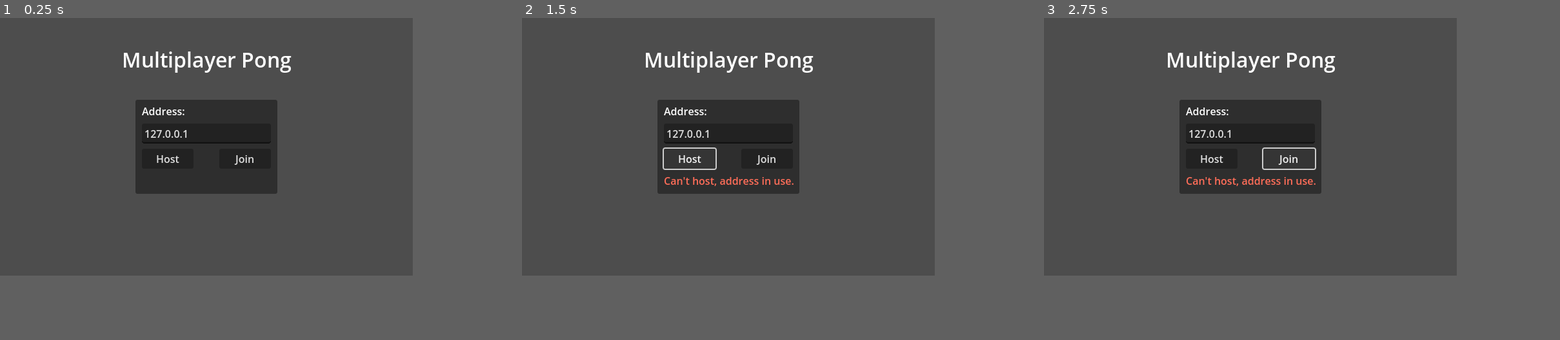
Above: before the commit, frames 1-3 (left to right).
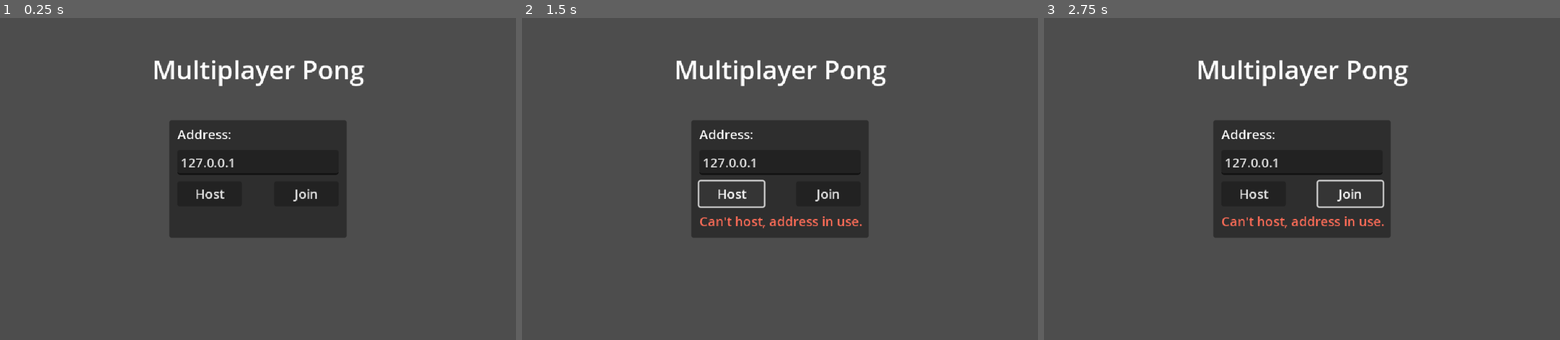
Above: after the commit, the same moments.

Repository: pbhenningsen/PinPong
Game: Godot game, scene res://lobby.tscn
Two runs of this game, one before a commit and one after it. Both use one fixed random seed, a clock stepped at 60 frames per second and the inputs below.
Inputs:
- Up to frame 1 (0.25 s): no input
- Up to frame 2 (1.5 s): tap Enter at 0.5 s; hold A (move_up) 0.53-1.25 s; click "Host" at 1.25 s
- Up to frame 3 (2.75 s): click "Join" at 2 s
The window is 640x400 before the commit and 800x500 after it. Grey fills any space a smaller window leaves; there, only what the larger window draws over its background counts as a difference.

The runs differ from the first frame. In frame 1, 13% of the frame differs, in the area x 24-71%, y 10-69%; in frame 2, 13%; in frame 3, 12%.
Error in both runs: Attempt to call function 'compress' in base 'null instance' on a null instance. (res://logic/lobby.gd:116)

Commit message:
Update 1

Diff:
--- /dev/null
+++ b/pong-multiplayer-demo/PINPongMainTheme.tres
@@ -0,0 +1,7 @@
+[gd_resource type="Theme" load_steps=2 format=3 uid="uid://c60exinomkert"]
+
+[ext_resource type="FontFile" uid="uid://c15khjpn243is" path="res://PressStart2P-Regular.ttf" id="1_8il67"]
+
+[resource]
+Label/font_sizes/font_size = 16
+Label/fonts/font = ExtResource("1_8il67")
--- a/pong-multiplayer-demo/ball.tscn
+++ b/pong-multiplayer-demo/ball.tscn
@@ -1,7 +1,7 @@
 [gd_scene load_steps=4 format=3 uid="uid://bjmldn1x3lpa"]
 
 [ext_resource type="Script" uid="uid://derv6xydnqtj2" path="res://logic/ball.gd" id="1"]
-[ext_resource type="Texture2D" uid="uid://i1imfdcn7ui" path="res://ball.png" id="2"]
+[ext_resource type="Texture2D" uid="uid://bml17qhqfvu60" path="res://BallReal.png" id="2_41u45"]
 
 [sub_resource type="CircleShape2D" id="1"]
 radius = 5.11969
@@ -10,7 +10,7 @@
 script = ExtResource("1")
 
 [node name="Sprite2D" type="Sprite2D" parent="."]
-texture = ExtResource("2")
+texture = ExtResource("2_41u45")
 
 [node name="Shape3D" type="CollisionShape2D" parent="."]
 shape = SubResource("1")
--- a/pong-multiplayer-demo/paddle.tscn
+++ b/pong-multiplayer-demo/paddle.tscn
@@ -1,26 +1,25 @@
 [gd_scene load_steps=4 format=3 uid="uid://cpw46256eirwq"]
 
 [ext_resource type="Script" uid="uid://xmwn02k7pqrh" path="res://logic/paddle.gd" id="1"]
-[ext_resource type="Texture2D" uid="uid://bjw2yb853klh2" path="res://paddle.png" id="2"]
+[ext_resource type="Texture2D" uid="uid://bdf8dei8gx0ju" path="res://PaddleReal.png" id="2_tbytw"]
 
-[sub_resource type="CapsuleShape2D" id="1"]
-radius = 4.78568
-height = 23.6064
+[sub_resource type="RectangleShape2D" id="RectangleShape2D_tbytw"]
+size = Vector2(8, 32)
 
 [node name="Paddle" type="Area2D"]
 script = ExtResource("1")
 
 [node name="Sprite2D" type="Sprite2D" parent="."]
-texture = ExtResource("2")
+texture = ExtResource("2_tbytw")
 
-[node name="Shape3D" type="CollisionShape2D" parent="."]
-shape = SubResource("1")
+[node name="CollisionShape2D" type="CollisionShape2D" parent="."]
+shape = SubResource("RectangleShape2D_tbytw")
 
 [node name="You" type="Label" parent="."]
 offset_left = -26.0
-offset_top = -33.0
+offset_top = -41.0
 offset_right = 27.0
-offset_bottom = -19.0
+offset_bottom = -18.0
 size_flags_horizontal = 2
 size_flags_vertical = 0
 text = "You"
--- a/pong-multiplayer-demo/pong.tscn
+++ b/pong-multiplayer-demo/pong.tscn
@@ -1,9 +1,10 @@
-[gd_scene load_steps=5 format=3 uid="uid://bafoh1ief0147"]
+[gd_scene load_steps=6 format=3 uid="uid://bafoh1ief0147"]
 
 [ext_resource type="Script" uid="uid://b77yj8ux8kbs3" path="res://logic/pong.gd" id="1"]
 [ext_resource type="Texture2D" uid="uid://b10swafhe08oj" path="res://separator.png" id="2"]
 [ext_resource type="PackedScene" uid="uid://cpw46256eirwq" path="res://paddle.tscn" id="3"]
 [ext_resource type="PackedScene" uid="uid://bjmldn1x3lpa" path="res://ball.tscn" id="4"]
+[ext_resource type="Theme" uid="uid://c60exinomkert" path="res://PINPongMainTheme.tres" id="4_eipaa"]
 
 [node name="Pong" type="Node2D"]
 script = ExtResource("1")
@@ -20,34 +21,20 @@
 texture = ExtResource("2")
 
 [node name="Player1" parent="." instance=ExtResource("3")]
-modulate = Color(0, 1, 1, 1)
 position = Vector2(32.49, 188.622)
 left = true
 
+[node name="You" parent="Player1" index="2"]
+theme = ExtResource("4_eipaa")
+
 [node name="Player2" parent="." instance=ExtResource("3")]
-modulate = Color(1, 0, 1, 1)
 position = Vector2(608.88, 188.622)
+
+[node name="You" parent="Player2" index="2"]
+theme = ExtResource("4_eipaa")
 
 [node name="Ball" parent="." instance=ExtResource("4")]
 position = Vector2(320.387, 189.525)
-
-[node name="ScoreLeft" type="Label" parent="."]
-offset_left = 240.0
-offset_top = 10.0
-offset_right = 280.0
-offset_bottom = 30.0
-size_flags_horizontal = 2
-size_flags_vertical = 0
-text = "0"
-
-[node name="ScoreRight" type="Label" parent="."]
-offset_left = 360.0
-offset_top = 10.0
-offset_right = 400.0
-offset_bottom = 30.0
-size_flags_horizontal = 2
-size_flags_vertical = 0
-text = "0"
 
 [node name="WinnerLeft" type="Label" parent="."]
 visible = false
@@ -81,7 +68,40 @@
 
 [node name="Camera2D" type="Camera2D" parent="."]
 offset = Vector2(320, 200)
-current = true
+
+[node name="Score" type="CanvasLayer" parent="."]
+
+[node name="Control" type="Control" parent="Score"]
+layout_mode = 3
+anchors_preset = 15
+anchor_right = 1.0
+anchor_bottom = 1.0
+grow_horizontal = 2
+grow_vertical = 2
+
+[node name="ScoreLeft" type="Label" parent="Score/Control"]
+texture_filter = 1
+layout_mode = 1
+offset_left = 248.0
+offset_top = 8.0
+offset_right = 312.0
+offset_bottom = 28.0
+size_flags_horizontal = 2
+size_flags_vertical = 0
+theme = ExtResource("4_eipaa")
+text = "XXXX"
+
+[node name="ScoreRight" type="Label" parent="Score/Control"]
+texture_filter = 1
+layout_mode = 0
+offset_left = 330.0
+offset_top = 8.0
+offset_right = 394.0
+offset_bottom = 28.0
+size_flags_horizontal = 2
+size_flags_vertical = 0
+theme = ExtResource("4_eipaa")
+text = "XXXX"
 
 [connection signal="pressed" from="ExitGame" to="." method="_on_exit_game_pressed"]
 
--- a/pong-multiplayer-demo/project.godot
+++ b/pong-multiplayer-demo/project.godot
@@ -23,6 +23,8 @@
 
 window/size/viewport_width=640
 window/size/viewport_height=400
+window/size/window_width_override=1280
+window/size/window_height_override=800
 window/stretch/mode="canvas_items"
 window/stretch/aspect="expand"
 
@@ -49,5 +51,6 @@
 
 [rendering]
 
+textures/canvas_textures/default_texture_filter=0
 renderer/rendering_method="gl_compatibility"
 renderer/rendering_method.mobile="gl_compatibility"
Binary file added: pong-multiplayer-demo/BallReal.png
Not shown, added: pong-multiplayer-demo/BallReal.png.import
Binary file added: pong-multiplayer-demo/PaddleReal.png
Not shown, added: pong-multiplayer-demo/PaddleReal.png.import
Binary file added: pong-multiplayer-demo/PressStart2P-Regular.ttf
Not shown, added: pong-multiplayer-demo/PressStart2P-Regular.ttf.import
